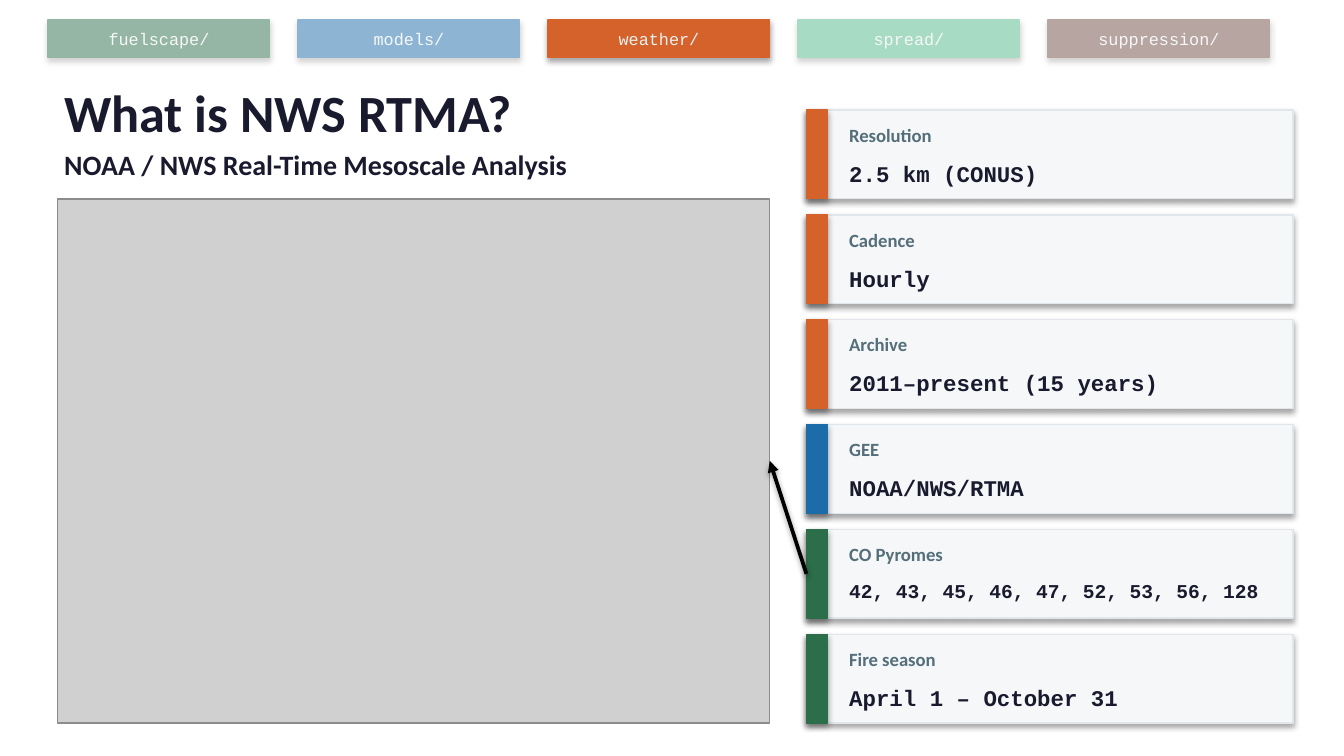
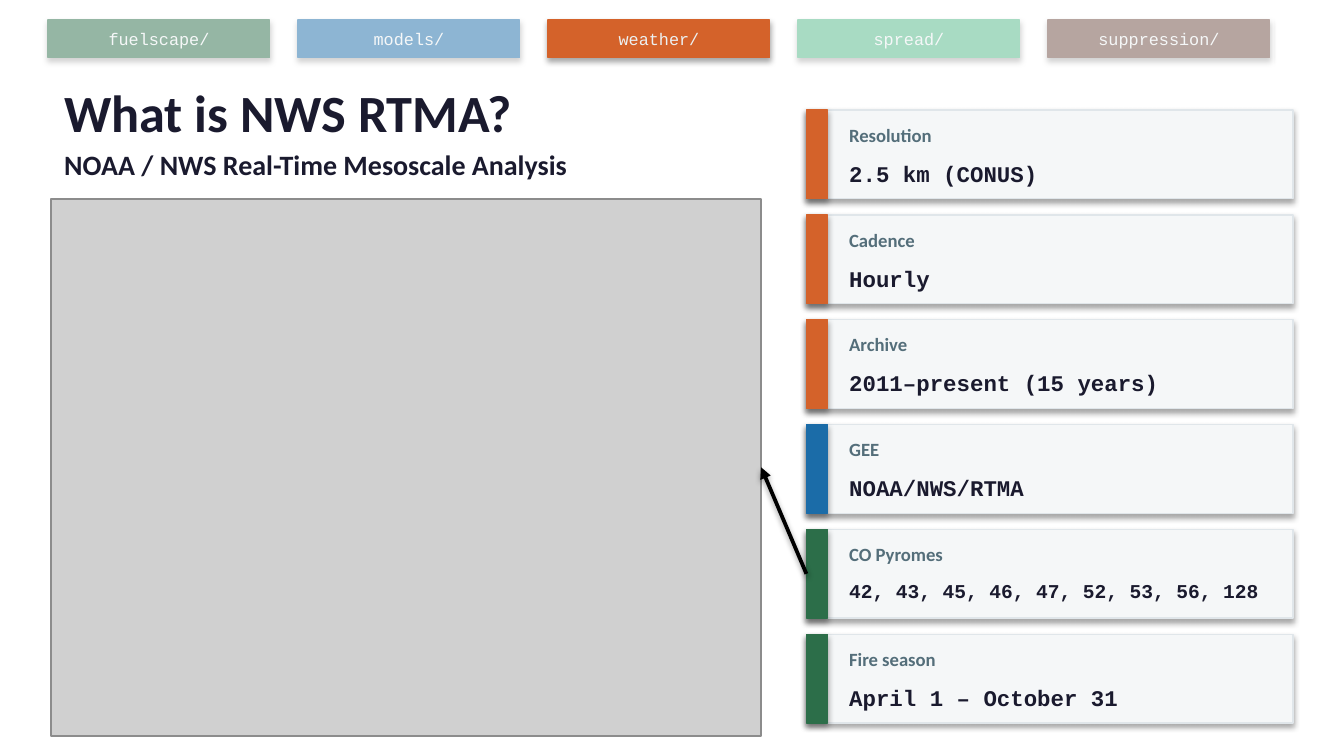
Before and after one commit to maxwellCcook/fb_tools, a slide deck: slide 6 of documents/fb_tools_intro_draft.pptx. Drawn at 1344x756 pixels with LibreOffice and Linux fonts; fonts in the diff are those of the drawing; grey boxes stand for pictures. Boxes give left, top, right and bottom in pixels: in the first picture for what was removed or moved away, otherwise in the second. Text is boxed around its words. In the diff, an @@ line names an element or a change of style, - is before the commit and + after.

```diff
--- a/documents/fb_tools_intro_draft.pptx
+++ b/documents/fb_tools_intro_draft.pptx
@@ picture: place and size @@
-picture at [58,199,770,723]
+picture at [51,199,761,737]
@@ arrow moved from (806, 574) - (770, 461) to (806, 574) - (761, 468) @@
```
Also in this commit, not shown: 8 other slides changed, 4 other files.
